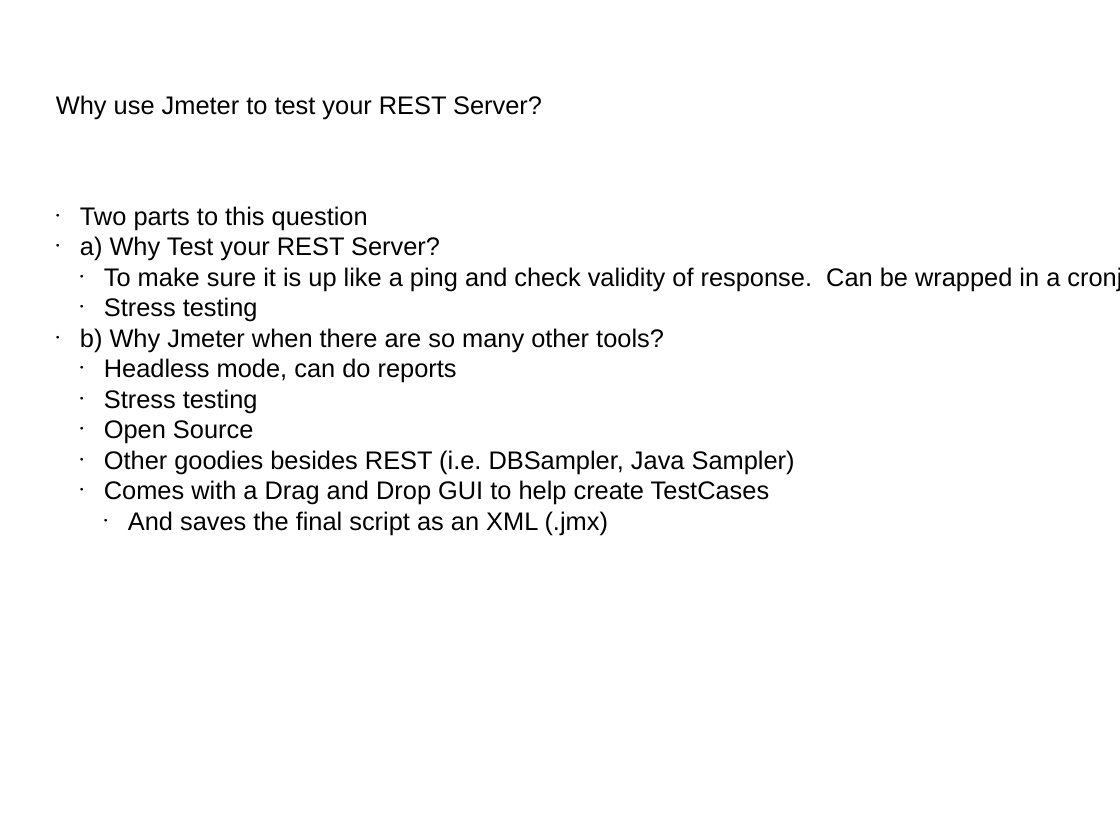
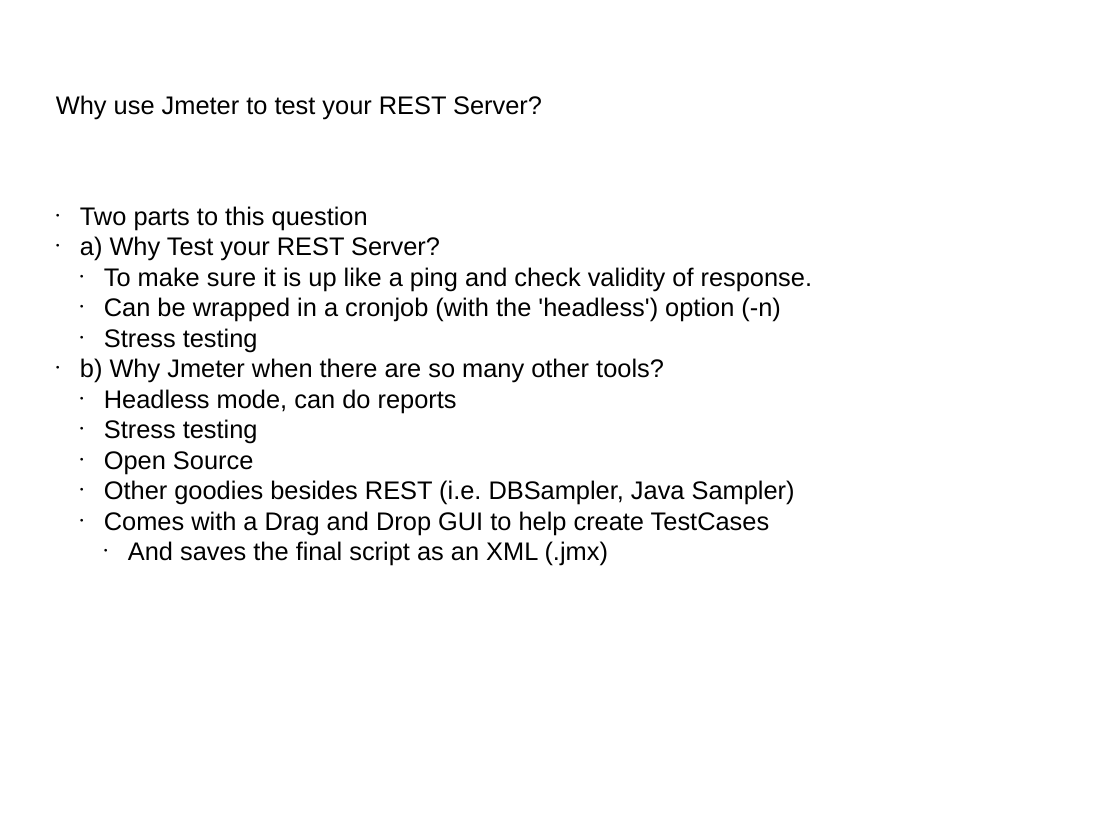
Before and after one commit to hchan/jmeterDemo, a slide deck: slide 3 of jmeterDemo.ppt. Drawn at 1120x840 pixels with LibreOffice and Linux fonts; fonts in the diff are those of the drawing; background and template pictures are left out. Boxes give left, top, right and bottom in pixels: in the first picture for what was removed or moved away, otherwise in the second. Text is boxed around its words. In the diff, an @@ line names an element or a change of style, - is before the commit and + after.

```diff
--- a/jmeterDemo.ppt
+++ b/jmeterDemo.ppt
@@ text at <box>104,267,812,322</box>: text changed @@
-  ● To make sure it is up like a ping and check validity of response. Can be wrapped in a cronjob (with the 'headless') option (-n)
+  ● To make sure it is up like a ping and check validity of response.
+  ● Can be wrapped in a cronjob (with the 'headless') option (-n)
```
Also in this commit, not shown: 2 other slides changed, 1 other file.
